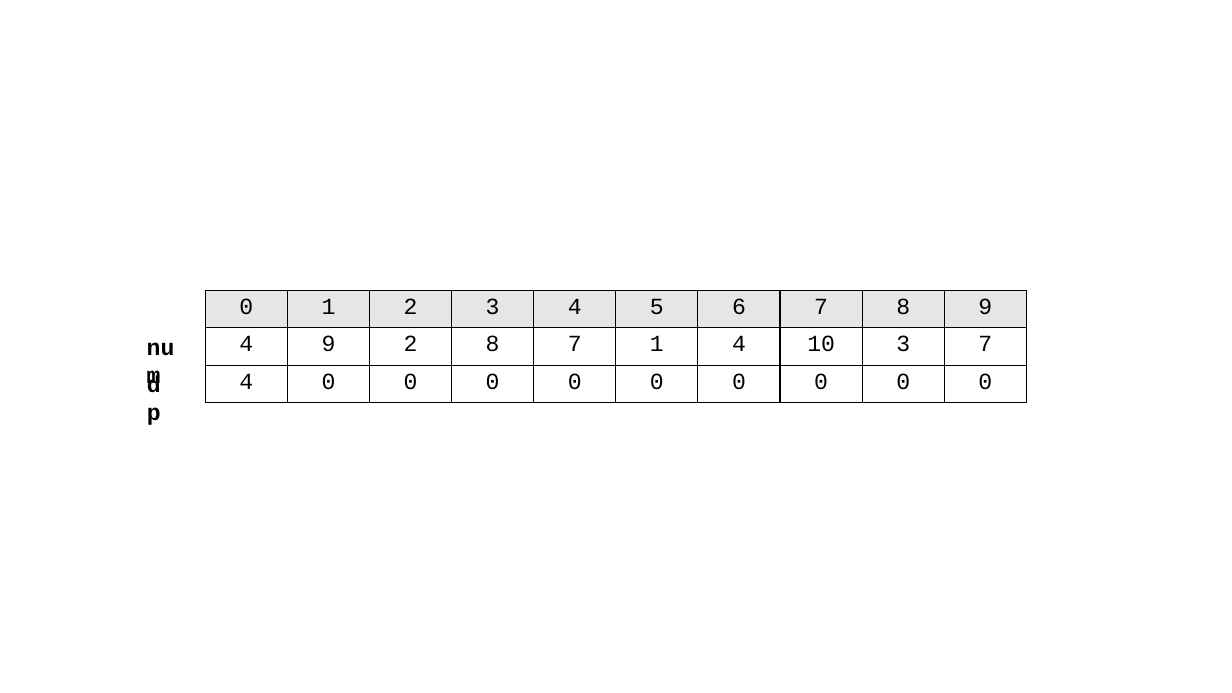
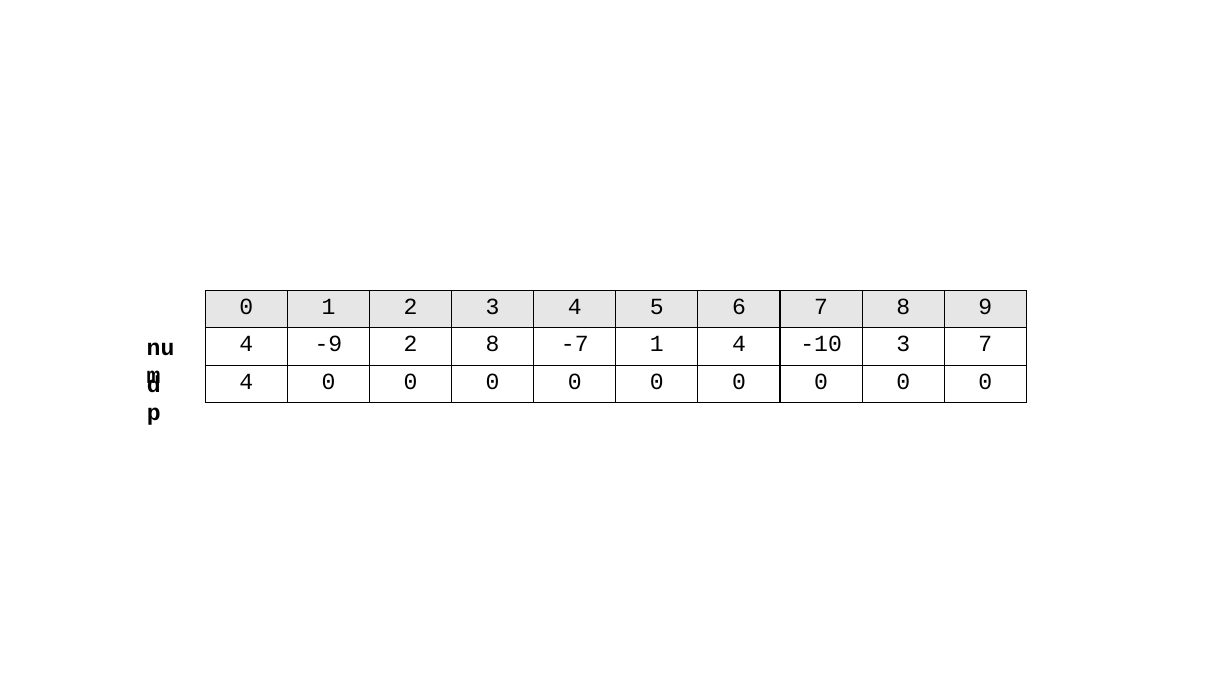
Before and after one commit to kevin0920911/algorGIF, a slide deck: slide 1 of week14/Q3.pptx. Drawn at 1232x693 pixels with LibreOffice and Linux fonts; fonts in the diff are those of the drawing. Boxes give left, top, right and bottom in pixels: in the first picture for what was removed or moved away, otherwise in the second. Text is boxed around its words. In the diff, an @@ line names an element or a change of style, - is before the commit and + after.

```diff
--- a/week14/Q3.pptx
+++ b/week14/Q3.pptx
@@ table at <box>205,290,1028,403</box> @@
-row 2: 4 | 9 | 2 | 8 | 7 | 1 | 4 | 10 | 3 | 7
+row 2: 4 | -9 | 2 | 8 | -7 | 1 | 4 | -10 | 3 | 7
```
Also in this commit, not shown: 10 other slides changed, 4 other files.
